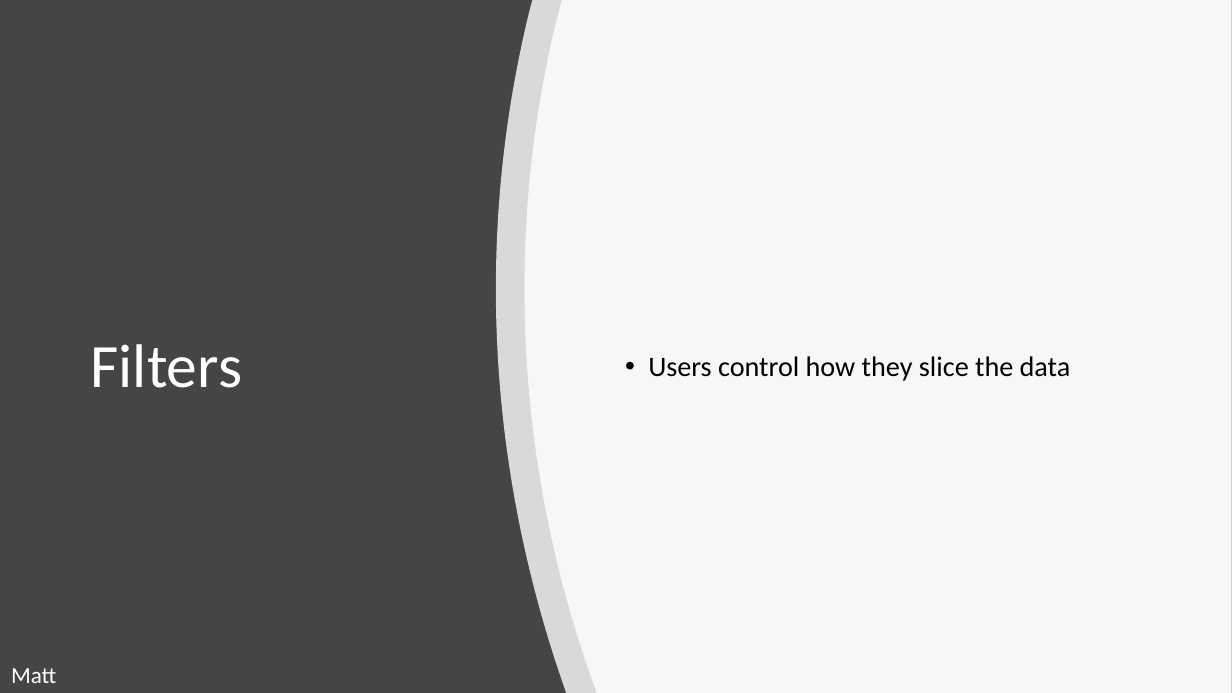
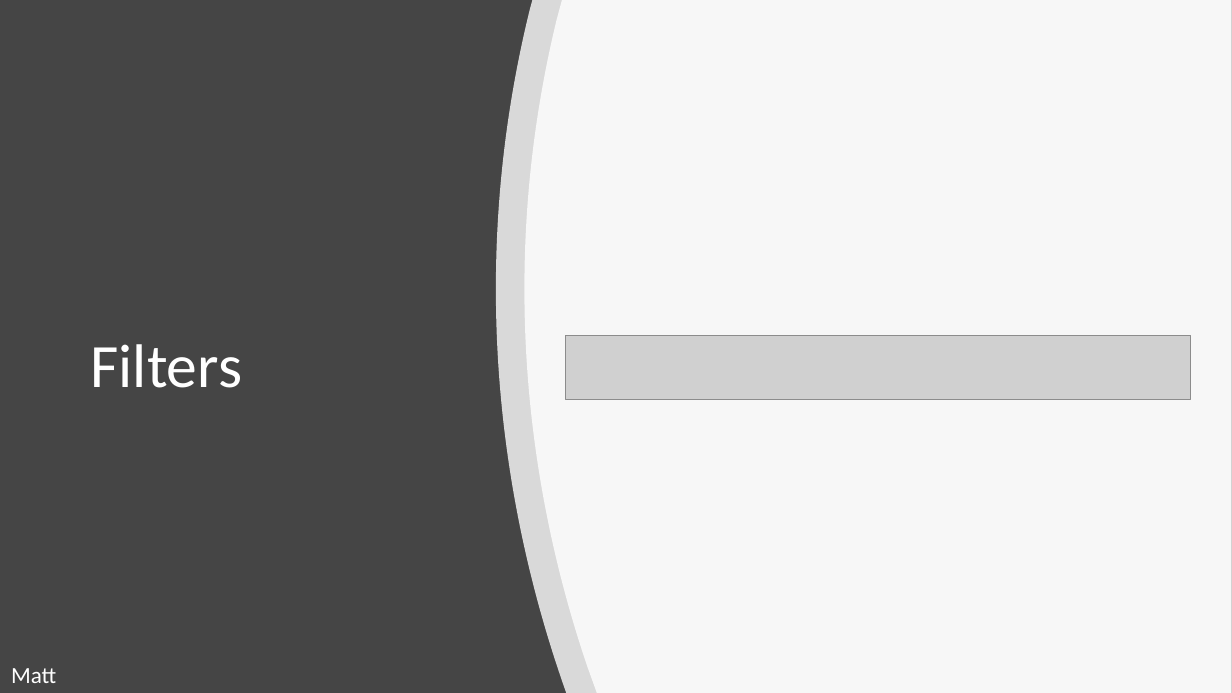
Before and after one commit to Sasmita28/city-service, a slide deck: slide 11 of BootcampProject2Presentation.pptx (slide 12 before the commit). Drawn at 1232x693 pixels with LibreOffice and Linux fonts; fonts in the diff are those of the drawing; grey boxes stand for pictures. Boxes give left, top, right and bottom in pixels: in the first picture for what was removed or moved away, otherwise in the second. Text is boxed around its words. In the diff, an @@ line names an element or a change of style, - is before the commit and + after.

```diff
--- a/BootcampProject2Presentation.pptx
+++ b/BootcampProject2Presentation.pptx
@@ picture added at box(566, 335, 1191, 400) @@
@@ text removed at box(648, 356, 1071, 381) @@
-• Users control how they slice the data
```
Also in this commit, not shown: 10 other slides changed, 4 slides removed, 8 other files.
